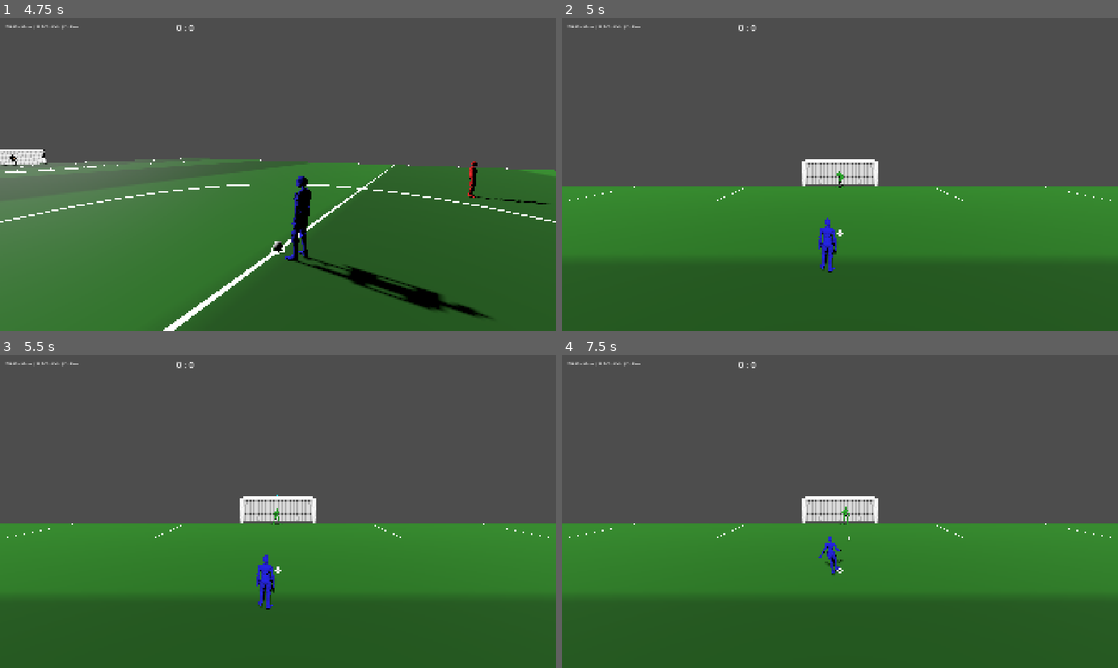
Above: before the commit, frames 1-4 (two rows, left to right).
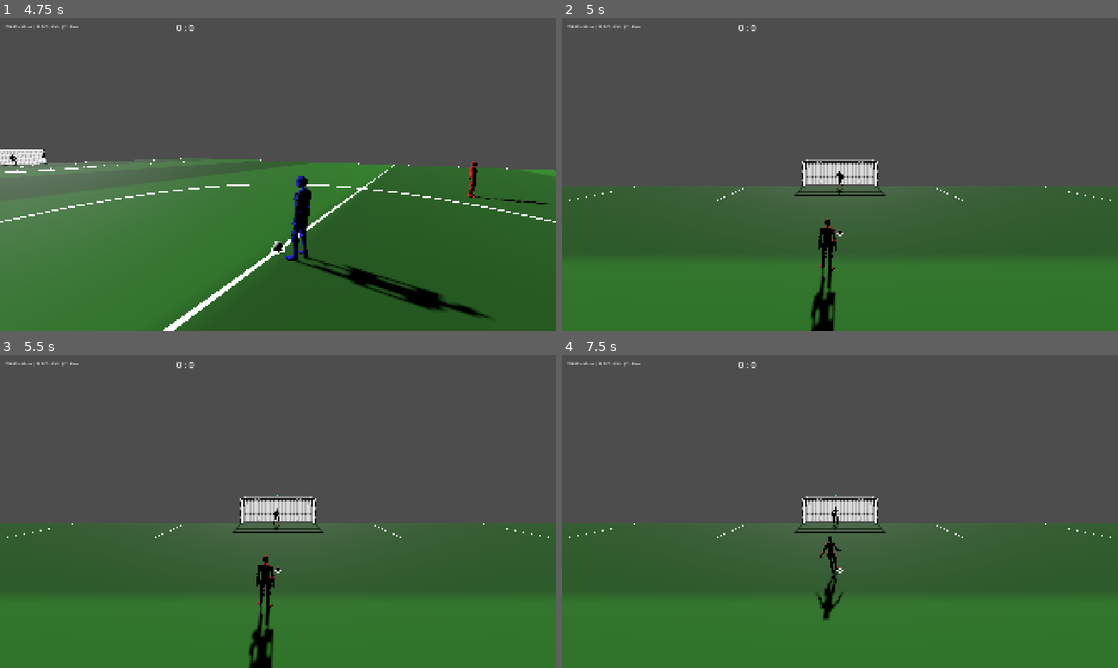
Above: after the commit, the same moments.

Repository: Churikov0112/open_football
Game: Godot game, scene res://scenes/main_menu.tscn
Same seed, same stepped clock (60 frames per second), same inputs: the game is played once before the commit and once after it.
Inputs (mouse positions are in pixels of both pictures, inside the frame that each line leads up to):
- Up to frame 1 (4.75 s): click "Start Match" at 0.5 s; tap Enter at 1.25, 4.25 s; move the mouse to (400, 158) at 1.27 s; hold Right (move_right) 1.28-2 s; hold D (kick) 1.28-2 s; click (400, 158) at 1.42 s; drag from (166, 190) to (250, 237) at 2.02 s; move the mouse to (333, 105) at 2.77 s; hold Right (move_right) 2.78-3.5 s; hold D (kick) 2.78-3.5 s; tap 3 (camera_third_person) at 2.85 s; tap Space at 3.5 s; drag from (250, 237) to (111, 127) at 3.52 s; move the mouse to (444, 221) at 4.27 s; hold Left (move_left) from 4.28 s (still down); hold Q (combo_modifier) from 4.28 s (still down); tap D (kick) at 4.55 s
- Up to frame 2 (5 s): keep holding Left (move_left); keep holding Q (combo_modifier); tap K (keeper_dive_debug) at 4.9 s
- Up to frame 3 (5.5 s): release Left (move_left) at 5 s; release Q (combo_modifier) at 5 s; drag from (111, 464) to (194, 433) at 5.02 s
- Up to frame 4 (7.5 s): tap Space at 5.75 s; move the mouse to (867, 511) at 5.77 s; hold Down (move_back) 5.78-6.5 s; hold D (kick) 5.78-6.5 s; tap J (keeper_clear_center) at 5.85 s; click (867, 511) at 5.92 s; drag from (756, 433) to (728, 527) at 6.52 s; move the mouse to (962, 495) at 7.27 s; hold Up (move_forward) from 7.28 s (still down); hold D (kick) from 7.28 s (still down); tap N (keeper_drop) at 7.35 s

Frame 1 is identical in both runs. In frame 2, 43% of the frame differs, in the area x 0-100%, y 45-100%; in frame 3, 43%; in frame 4, 43%, in the area x 0-100%, y 44-100%.

Commit message:
@ feat(keeper): пенальти по K бьёт соперник в наши ворота, играем за своего вратаря + правило гола «весь мяч за линией»
K: пенальти в наши ворота (+Z), бьёт team_2 (ИИ), человек играет за нашего team_1 вратаря;
   controlled_player не трогаем — после розыгрыша управление остаётся за нашим полевым.
_clear_box: вратари обеих команд (role_gk) остаются в своих воротах (не уезжают к точке).
HumanKeeperIntent: lat_sign (= _into ворот) — «право стика» = «право на экране» для любых ворот
   (фикс инверсии стороны нырка на воротах +Z).
begin_penalty_dive: при верно угаданной стороне ныряем в реальную точку пересечения (drag-aware
   прогноз по вектору запуска), без случайного разброса — вратарь надёжно достаёт угол.
Goal (Law 10): _confirm_goal — гол только когда мяч ВЕСЬ пересёк линию (центр за линией на
   BALL_RADIUS); отбитый/пойманный на линии мяч больше не засчитывается голом. GOAL_CONFIRM_*.
docs/football_reference.md §7: уточнено правило гола (весь мяч за линией) + как реализовано.

Co-Authored-By: Claude Opus 4.8 <noreply@anthropic.com>
@

Diff:
--- a/project.godot
+++ b/project.godot
@@ -22,10 +22,6 @@
 [autoload]
 
 FootballConstants="*res://scripts/data/football_constants.gd"
-
-[debug]
-
-file_logging/enable_file_logging=false
 
 [display]
 
--- a/scripts/ai/keeper_ai.gd
+++ b/scripts/ai/keeper_ai.gd
@@ -434,7 +434,9 @@
 	_penalty_frozen = true
 
 
-func begin_penalty_dive(zone: int) -> void:
+## launch_vel — вектор запуска мяча (от контроллера): в момент удара ball.linear_velocity ещё
+## нулевая (launch применяет импульс отложенно), поэтому траекторию считаем по нему.
+func begin_penalty_dive(zone: int, launch_vel: Vector3 = Vector3.ZERO) -> void:
 	_pen_struck = true
 	if zone == PenaltyLogic.Zone.CENTER:
 		return  # остаёмся по центру; исход решит рефлекс, затем авто-сброс _penalty_mode
@@ -442,11 +444,24 @@
 	var action := _pen_zone_to_action(zone)
 	if action == KeeperLogic.SaveAction.NONE:
 		return
+	# Репрезентативная точка угаданной зоны (сторона + высота).
 	var target := PenaltyLogic.zone_target(zone, 0.0, FootballConstants.GOAL_WIDTH * 0.5,
 		FootballConstants.PEN_KEEPER_DIVE_LOW_Y, FootballConstants.PEN_KEEPER_DIVE_HIGH_Y,
 		FootballConstants.PEN_KEEPER_DIVE_LATERAL, goal_line_z)
+	# Цепкость: если угаданная СТОРОНА совпала с реальной траекторией мяча — ныряем в НАСТОЯЩУЮ
+	# точку пересечения линии (drag-aware прогноз), а не в фикс. репрезентативную; тогда верный
+	# угад надёжно достаёт даже удар в самый угол (был баг «нырнул в ту сторону, но не дотянулся»).
+	# Неверная сторона — прогноз на другой половине, знак не совпадёт → оставляем репрезентативную
+	# точку своей (угаданной) стороны → нырок мимо → гол (угадка стороны сейв НЕ гарантирует).
+	var vel := launch_vel if launch_vel.length_squared() > 0.01 else ball.linear_velocity
+	var predicted := KeeperLogic.shot_intercept(ball.global_position, vel, goal_line_z,
+		_ball_gravity(), ball.drag_factor, ball.air_resistance, 1.0 / float(Engine.physics_ticks_per_second))
+	var guess_sign := signf(target.x)   # -1 левая зона, +1 правая
+	if guess_sign != 0.0 and signf(predicted.x) == guess_sign:
+		target.x = clampf(predicted.x, -FootballConstants.GOAL_WIDTH * 0.5, FootballConstants.GOAL_WIDTH * 0.5)
+	# no_error=true: на пенальти НЕ добавляем случайный разброс нырка (иначе цепкость снова мимо).
 	# Слепой нырок — реальной ttoi нет (INF): _begin_save держит нырок по длине клипа.
-	_begin_save({"action": action, "target": target}, ball.linear_velocity.length(), INF)
+	_begin_save({"action": action, "target": target}, ball.linear_velocity.length(), INF, true)
 
 
 func _pen_zone_to_action(zone: int) -> int:
@@ -508,7 +523,7 @@
 ## Старт сейва: центр (CATCH/CATCH_TOP) — на месте (dive_vel≈0); угол — бросок к цели.
 ## ttoi — время до прилёта мяча: держим нырок минимум до него (+запас), иначе ранний нырок
 ## закончится раньше, чем мяч долетит, и вратарь встанет до сейва.
-func _begin_save(dec: Dictionary, ball_speed: float, ttoi: float) -> void:
+func _begin_save(dec: Dictionary, ball_speed: float, ttoi: float, no_error: bool = false) -> void:
 	_reacting = false
 	_current_action = dec.action
 	_state = State.DIVE
@@ -534,7 +549,8 @@
 		_dive_vel = Vector3.ZERO   # ловля на месте
 	else:
 		var target: Vector3 = dec.target
-		target.x += randf_range(-1.0, 1.0) * FootballConstants.KEEPER_SAVE_ERROR
+		if not no_error:
+			target.x += randf_range(-1.0, 1.0) * FootballConstants.KEEPER_SAVE_ERROR
 		var to := target - _body.global_position
 		# Импульс ПРОПОРЦИОНАЛЕН смещению (divevel = смещение × gain) — как OpenSoccer:
 		# близкий/дальний нырок доезжают за ~одинаковое время → синхрон с фикс. клипом.
--- a/scripts/data/football_constants.gd
+++ b/scripts/data/football_constants.gd
@@ -14,6 +14,14 @@
 const GOAL_HEIGHT := 2.44          # от газона до перекладины
 const GOAL_DEPTH := 2.0           # глубина сетки (визуальная)
 const GOAL_POST_RADIUS := 0.08    # толщина штанги
+# Подтверждение гола (Law 10): гол — только когда мяч ВЕСЬ пересёк линию (центр за линией на
+# BALL_RADIUS → задняя кромка тоже за линией). Голевая зона Area3D стоит фронтом на линии и лишь
+# инициирует проверку (её body_entered срабатывает, когда передняя кромка мяча коснулась линии,
+# т.е. центр ещё ПЕРЕД линией на радиус). Опрашиваем каждый физкадр до разрешения: гол — когда
+# весь мяч за линией; отмена — если мяч пойман/отбит обратно в поле (центр отошёл в поле за
+# GOAL_CONFIRM_RETREAT от точки входа) или истёк GOAL_CONFIRM_MAX_FRAMES (мяч застрял на линии — не гол).
+const GOAL_CONFIRM_RETREAT := 0.15    # на сколько центр мяча должен отойти в поле ЗА точку входа, чтобы счесть отбитым
+const GOAL_CONFIRM_MAX_FRAMES := 180  # предохранитель: макс. физкадров опроса (~3с), потом — не гол
 
 const PENALTY_AREA_DEPTH := 16.5  # от лицевой линии
 const PENALTY_AREA_WIDTH := 40.32 # полная ширина
--- a/scripts/match/human_keeper_intent.gd
+++ b/scripts/match/human_keeper_intent.gd
@@ -2,6 +2,10 @@
 extends KeeperIntent
 ## Human-вратарь: зона нырка из квадранта стика (крутится вплоть до удара). Конфиг осей;
 ## ввод через переопределяемый _axis (для headless-теста). Дедзона 0.15 (как порог прицела бьющего).
+## `lat_sign` (по умолч. 1.0) — знак латеральной оси относительно МИРОВОГО +X: камера пенальти
+## всегда за точкой и смотрит на ворота, поэтому «право на экране» = мировой X со знаком `_into`
+## (для ворот на -Z это +X, для наших ворот на +Z это -X). Контроллер передаёт lat_sign = _into,
+## чтобы «право стика» = «право на экране» для любых ворот (иначе вратарь зеркалит сторону нырка).
 
 var _cfg: Dictionary
 
@@ -11,13 +15,16 @@
 func _axis(neg: StringName, pos: StringName) -> float:
 	return Input.get_axis(neg, pos)
 
+func _lat_axis() -> float:
+	var lat: Array = _cfg.get("aim_lat", [])
+	var raw := _axis(lat[0], lat[1]) if lat.size() == 2 else 0.0
+	return raw * float(_cfg.get("lat_sign", 1.0))
+
 func dive_zone() -> int:
-	var lat: Array = _cfg.get("aim_lat", [])
 	var vert: Array = _cfg.get("aim_vert", [])
-	var x := _axis(lat[0], lat[1]) if lat.size() == 2 else 0.0
+	var x := _lat_axis()
 	var y := -_axis(vert[0], vert[1]) if vert.size() == 2 else 0.0
 	return PenaltyLogic.stick_to_zone(Vector2(x, y), 0.15)
 
 func step_lateral() -> float:
-	var lat: Array = _cfg.get("aim_lat", [])
-	return _axis(lat[0], lat[1]) if lat.size() == 2 else 0.0
+	return _lat_axis()
--- a/scripts/match/match_manager.gd
+++ b/scripts/match/match_manager.gd
@@ -22,6 +22,7 @@
 var _match_camera: Camera3D
 var _goal_nets: Dictionary = {}
 var _celebrating: bool = false
+var _goal_pending: bool = false                # мяч вошёл в створ, ждём подтверждения (см. _confirm_goal)
 var _penalty_active: bool = false
 var _penalty                                   # PenaltyController
 var _penalty_cam_pose: Transform3D = Transform3D.IDENTITY
@@ -524,28 +525,59 @@
 			# приклеенный к ней мяч) может качнуться за линию — это не взятие ворот.
 			if body == ball and ball.has_method(&"is_caught") and ball.is_caught():
 				return
-			if body == ball and not _celebrating:
-				_celebrating = true
-				# team_1 (_team_home) атакует −Z (см. _attack_dir_z) → забивает в ворота Home →
-				# team_2 пропустил. Одна и та же g.side задаёт и то, кто забил (счёт), и то, кто
-				# пропустил (исполнитель кикоффа) — вычисляем один раз.
-				var conceding_team := 2 if g.side == "Home" else 1
-				if _referee != null:
-					_referee.report_goal(conceding_team)
-				# Вратаря НЕ замораживаем: у keeper_ai своя обработка празднования (доигрывает
-				# нырок и встаёт в idle ТОЛЬКО по завершении клипа). Заморозка (стоп _physics_process
-				# + лок мотора) обрывала бы это, и вратарь мгновенно вставал в idle-позу посреди нырка.
-				_set_ai_frozen(true)   # прочие ИИ стоп в idle (вратари role_gk исключены внутри)
-				if g.side == "Home":
-					home_score += 1
-				else:
-					away_score += 1
-				score_label.text = "%d : %d" % [home_score, away_score]
-				var net = _goal_nets.get(g.side)
-				if net:
-					net.start_sim()
-				_celebrate_then_reset(net, conceding_team)
+			# Не фиксируем гол мгновенно: вратарь достаёт мяч ровно на линии, а зона стоит фронтом
+			# на ней — отбитый на линии мяч иначе засчитывается голом (отбой применяется кадром позже).
+			# Подтверждаем через несколько физкадров (см. _confirm_goal). fire-and-forget.
+			if body == ball and not _celebrating and not _goal_pending:
+				_goal_pending = true
+				_confirm_goal(g.side)
 		)
+
+
+## Подтверждение гола (Law 10, см. GOAL_CONFIRM_* и голевую зону в _setup_goals). Голевая Area3D
+## лишь инициирует проверку; гол засчитывается ТОЛЬКО когда мяч ВЕСЬ пересёк линию (центр за линией
+## на BALL_RADIUS). Опрашиваем каждый физкадр: отмена — если пойман/отбит обратно в поле или истёк
+## предохранитель. side задаёт и забившую сторону (счёт), и пропустившую (исполнитель кикоффа).
+func _confirm_goal(side: String) -> void:
+	var gline := -field_length if side == "Home" else field_length
+	var into := signf(gline)                     # знак «за линию» (в ворота/сетку)
+	# Точка входа: body_entered сработал, когда передняя кромка коснулась линии → центр перед линией
+	# на радиус (past ≈ -BALL_RADIUS). «Отбит» = центр отошёл в поле ещё на GOAL_CONFIRM_RETREAT дальше.
+	var retreat_thresh := -FootballConstants.BALL_RADIUS - FootballConstants.GOAL_CONFIRM_RETREAT
+	var scored := false
+	for _i in range(FootballConstants.GOAL_CONFIRM_MAX_FRAMES):
+		await get_tree().physics_frame
+		if _celebrating or not is_instance_valid(ball):
+			break
+		if ball.has_method(&"is_caught") and ball.is_caught():
+			break                                # поймал руками — сейв, не гол
+		var past := (ball.global_position.z - gline) * into   # >0 = центр за линией
+		if past >= FootballConstants.BALL_RADIUS:
+			scored = true                        # весь мяч за линией — гол
+			break
+		if past <= retreat_thresh:
+			break                                # отбит/выбит обратно в поле — не гол
+	_goal_pending = false
+	if not scored or _celebrating or not is_instance_valid(ball):
+		return
+	# --- Подтверждённый гол ---
+	_celebrating = true
+	# team_1 (_team_home) атакует −Z (см. _attack_dir_z) → забивает в ворота Home → team_2 пропустил.
+	var conceding_team := 2 if side == "Home" else 1
+	if _referee != null:
+		_referee.report_goal(conceding_team)
+	# Вратаря НЕ замораживаем: у keeper_ai своя обработка празднования (доигрывает нырок и встаёт в
+	# idle ТОЛЬКО по завершении клипа). Заморозка оборвала бы это, вратарь встал бы в idle посреди нырка.
+	_set_ai_frozen(true)   # прочие ИИ стоп в idle (вратари role_gk исключены внутри)
+	if side == "Home":
+		home_score += 1
+	else:
+		away_score += 1
+	score_label.text = "%d : %d" % [home_score, away_score]
+	var net = _goal_nets.get(side)
+	if net:
+		net.start_sim()
+	_celebrate_then_reset(net, conceding_team)
 
 
 func _make_post(x: float, y: float, z: float) -> MeshInstance3D:
@@ -1106,16 +1138,21 @@
 	if Input.is_action_just_pressed(&"penalty_debug") and _keeper_at(-field_length) != null and not _celebrating:
 		_penalty.start_single(controlled_player, -field_length)
 		return
-	# K: ИИ бьёт пенальти, человек управляет вратарём (выбор зоны нырка стиком). Бьющий — то же тело,
-	# что бьёт по P (controlled_player), но с AIKickerIntent; презентация — роль KEEPER (камера как у
-	# пенальти + cyan-маркер над вратарём, без ретикла/power_bar бьющего).
-	if Input.is_action_just_pressed(&"keeper_dive_debug") and _keeper_at(-field_length) != null and not _celebrating:
-		var kicker_rng := RandomNumberGenerator.new()
-		kicker_rng.randomize()
-		_penalty.start_single(controlled_player, -field_length,
-			AIKickerIntent.new(kicker_rng),
-			SetPiecePresentation.new(SetPiecePresentation.Role.KEEPER),
-			HumanKeeperIntent.new({"aim_lat": [&"move_left", &"move_right"], "aim_vert": [&"move_forward", &"move_back"]}))
+	# K: пенальти В НАШИ ворота (+field_length, защищает наш team_1 вратарь) — бьёт СОПЕРНИК (team_2,
+	# ИИ через AIKickerIntent), человек играет за нашего вратаря (выбор зоны нырка стиком). Презентация —
+	# роль KEEPER (камера как у пенальти + cyan-маркер над вратарём, без ретикла/power_bar бьющего).
+	# controlled_player НЕ трогаем — после розыгрыша управление остаётся за нашим полевым игроком.
+	if Input.is_action_just_pressed(&"keeper_dive_debug") and _keeper_at(field_length) != null and not _celebrating:
+		var red_kicker := _away_outfielder()
+		if red_kicker != null:
+			var kicker_rng := RandomNumberGenerator.new()
+			kicker_rng.randomize()
+			# lat_sign = _into ворот (+Z → -1): камера смотрит на ворота с -Z, экран-право = мировой -X,
+			# так что стик надо инвертировать, иначе вратарь ныряет в зеркальную сторону.
+			_penalty.start_single(red_kicker, field_length,
+				AIKickerIntent.new(kicker_rng),
+				SetPiecePresentation.new(SetPiecePresentation.Role.KEEPER),
+				HumanKeeperIntent.new({"aim_lat": [&"move_left", &"move_right"], "aim_vert": [&"move_forward", &"move_back"], "lat_sign": -1.0}))
 		return
 	# Штрафной-режим: всё ведёт контроллер, обычные системы заглушены.
 	if _free_kick_active:
--- a/scripts/match/penalty_controller.gd
+++ b/scripts/match/penalty_controller.gd
@@ -129,9 +129,11 @@
 		km.set_move_intent(Vector3.ZERO)
 		km.set_face_direction(_forward)
 
-## Очистить штрафную: все полевые (обе команды), кроме бьющего и вратаря, отходят ЗА мяч
+## Очистить штрафную: все полевые (обе команды), кроме бьющего и вратарей, отходят ЗА мяч
 ## (дальше от ворот) и за радиус 9.15 м от точки — по правилу их до удара не должно быть в
 ## штрафной/дуге. Поле-ИИ уже заморожен (set_field_ai_active(false)), так что стоят где поставили.
+## Вратари ОБЕИХ команд (role_gk) остаются в своих воротах — и защищающий (_keeper), и вратарь
+## бьющей команды у противоположных ворот (иначе он уезжал бы к точке пенальти).
 func _clear_box() -> void:
 	var bodies := _manager.get_tree().get_nodes_in_group("team_1")
 	bodies += _manager.get_tree().get_nodes_in_group("team_2")
@@ -141,6 +143,8 @@
 	for n in bodies:
 		if not is_instance_valid(n) or n == _kicker or n == _keeper or not (n is Node3D):
 			continue
+		if n.is_in_group("role_gk"):
+			continue   # вратари обеих команд остаются в своих воротах
 		var lateral := (float(i) - 0.5) * 5.0   # разнести вбок, чтобы не стояли стопкой
 		var pos: Vector3 = _spot + behind * FootballConstants.FK_WALL_DIST + right * lateral
 		pos.y = n.global_position.y
@@ -272,7 +276,9 @@
 		_ball.note_kicker(_kicker)
 	_struck_zone = _keeper_intent.dive_zone()   # срез зоны в момент удара (человек-вратарь мог крутить до последнего)
 	if _keeper_brain != null and _keeper_brain.has_method(&"begin_penalty_dive"):
-		_keeper_brain.begin_penalty_dive(_struck_zone)
+		# Передаём вектор запуска: в этот кадр ball.linear_velocity ещё 0 (launch отложен), а
+		# вратарю он нужен, чтобы спрогнозировать реальную точку пересечения и надёжно достать угол.
+		_keeper_brain.begin_penalty_dive(_struck_zone, _pending_launch)
 	struck.emit()
 	if release_after_strike:
 		# Не переключаем камеру сразу (иначе рывок на самом ударе) — держим пенальти-вид PEN_WATCH_TIME,
Not shown, added: tests/check_two_keepers.gd.uid
Not shown, changed: docs/football_reference.md
Not shown, added: docs/superpowers/plans/2026-07-27-keeper-control-part2-hands.md
